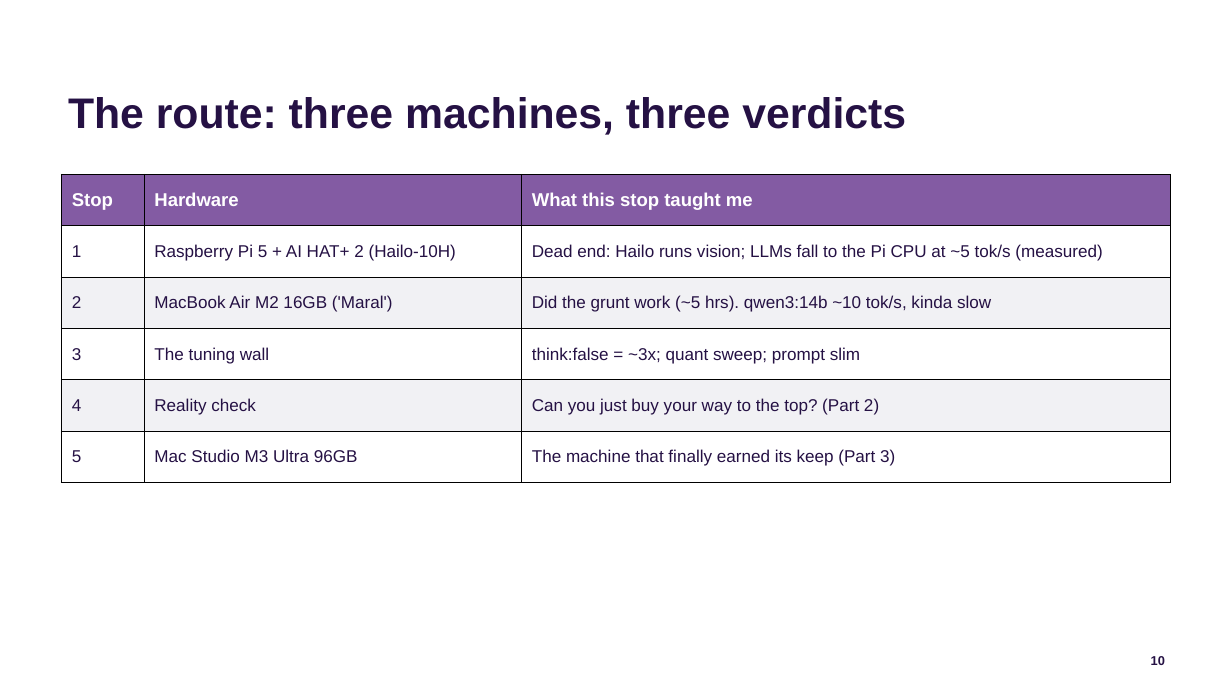
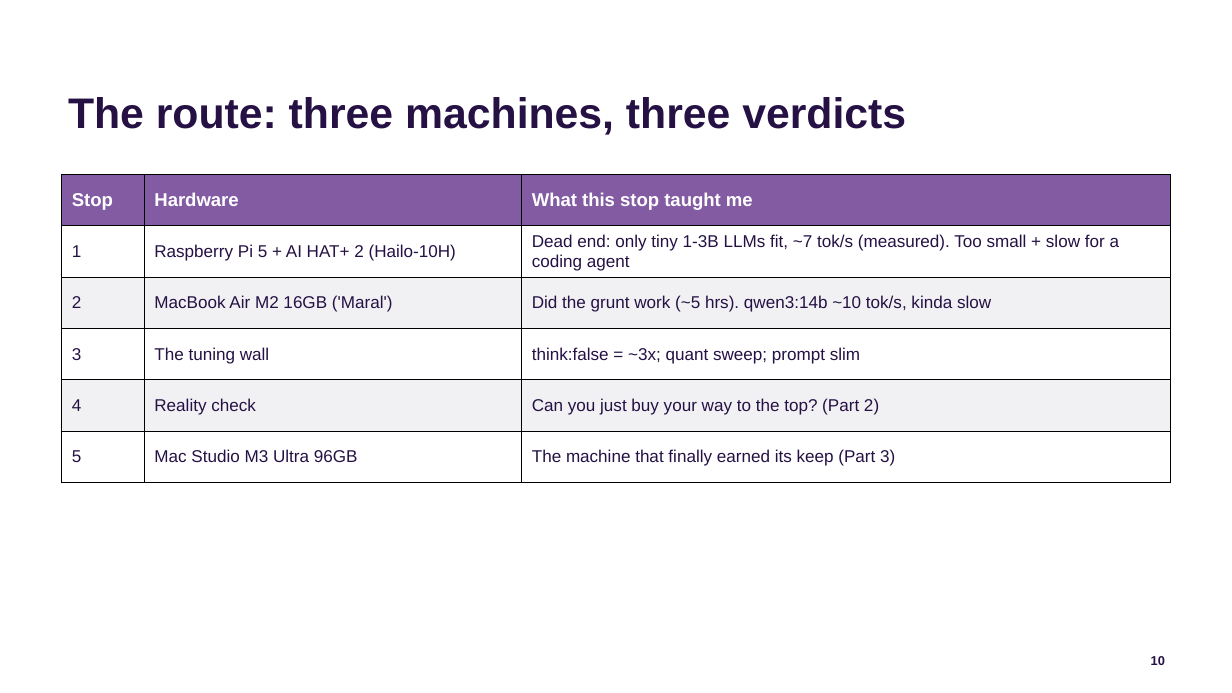
Before and after one commit to jconnolly/local-llm-pi5, a slide deck: slide 10 of local-llm-datasociety.pptx. Drawn at 1232x693 pixels with LibreOffice and Linux fonts; fonts in the diff are those of the drawing; background and template pictures are left out. Boxes give left, top, right and bottom in pixels: in the first picture for what was removed or moved away, otherwise in the second. Text is boxed around its words. In the diff, an @@ line names an element or a change of style, - is before the commit and + after.

```diff
--- a/local-llm-datasociety.pptx
+++ b/local-llm-datasociety.pptx
@@ table at (62, 175, 1170, 483) @@
-row 2, column 3: Dead end: Hailo runs vision; LLMs fall to the Pi CPU at ~5 tok/s (measured)
+row 2, column 3: Dead end: only tiny 1-3B LLMs fit, ~7 tok/s (measured). Too small + slow for a coding agent
```
Also in this commit, not shown: 1 other slide changed, 3 other files.
